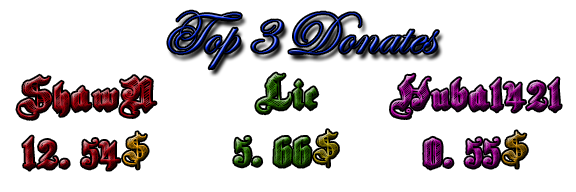
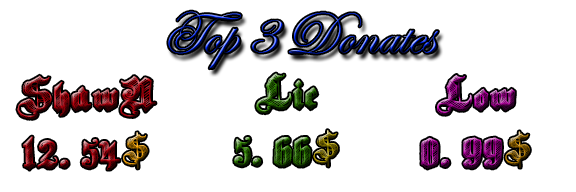
Revision of a layered 576 x 192 image; what changed, layer by layer:
renamed "Huba1421 0. 55$" to "Low 0. 99$", painted on it over [391,74,561,169]
